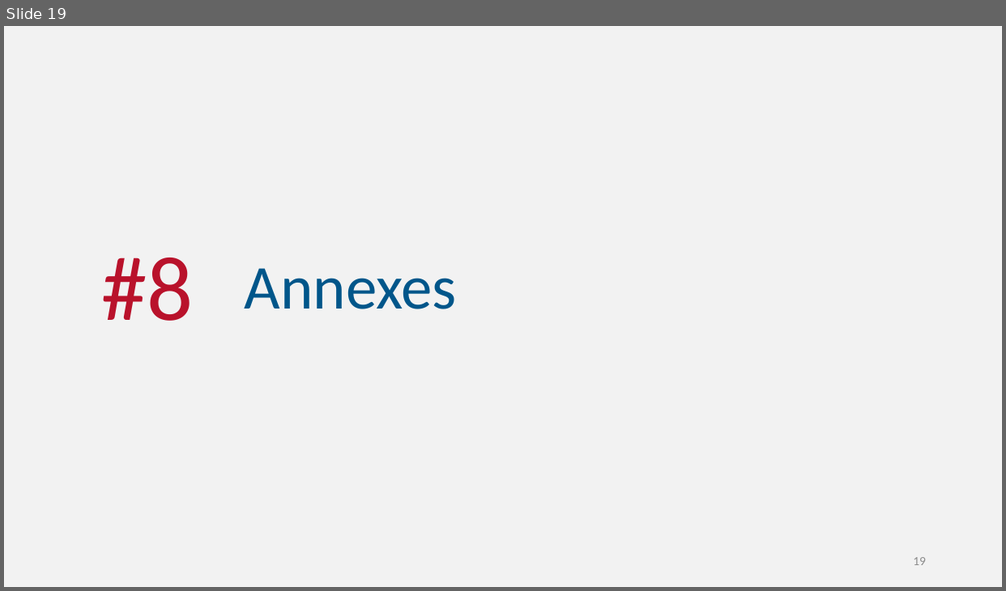
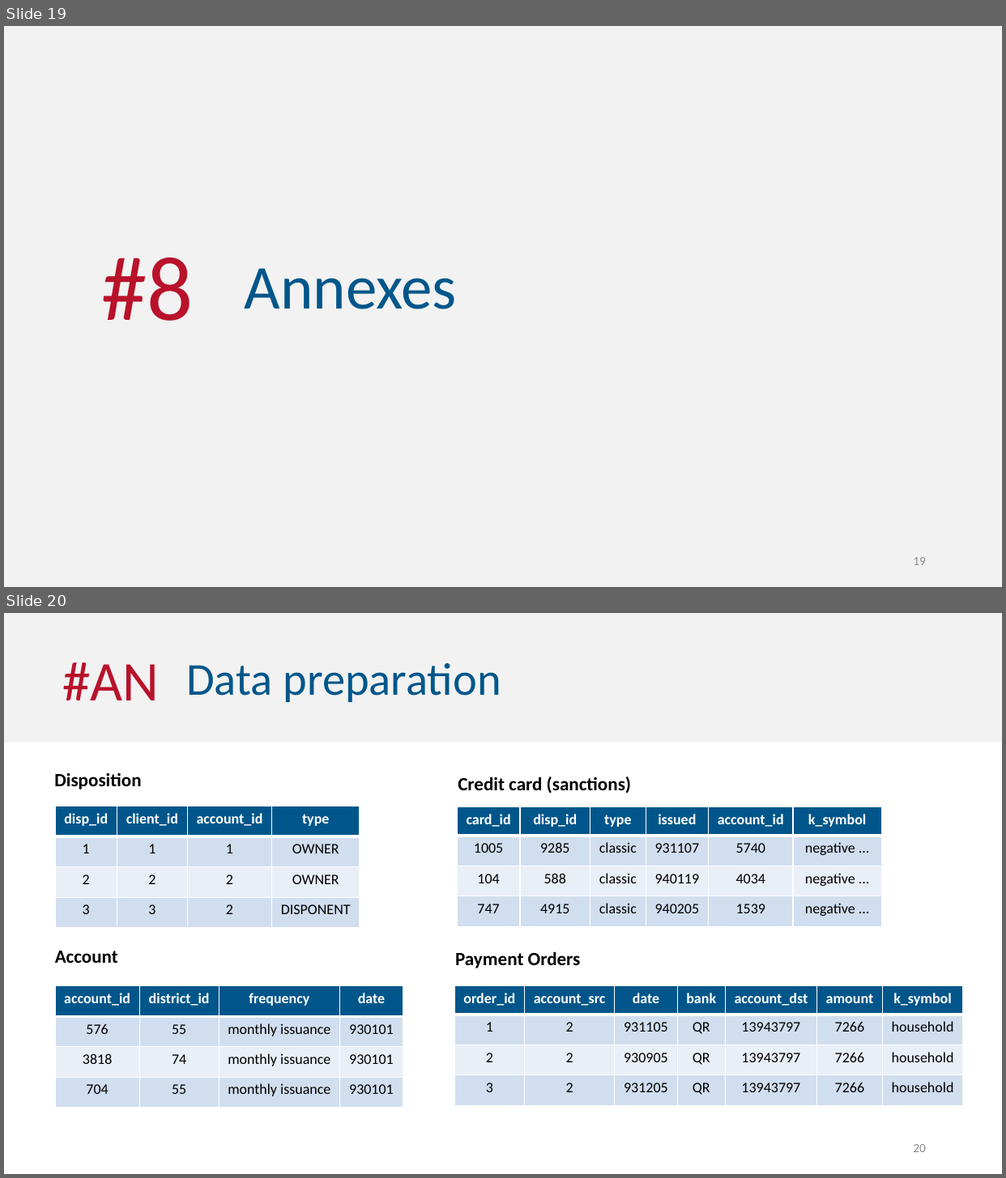
Before and after one commit to mfvfontes/2016_ECAC_G02, a slide deck: presentation/presentation.pptx. Shown one above the other, each under a label of ours: slide 19 before the commit, slides 19 and 20 after it. The pictures are 1006x591 and 1006x1178 pixels, drawn with LibreOffice and Linux fonts; fonts in the diff are those of the drawing. Boxes give left, top, right and bottom in pixels: in the first picture for what was removed or moved away, otherwise in the second. Text is boxed around its words. In the diff, an @@ line names an element or a change of style, - is before the commit and + after.

```diff
--- a/presentation/presentation.pptx
+++ b/presentation/presentation.pptx
@@ slide 20 added at (4, 613, 1002, 1174), background #FFFFFF @@
@@ rectangle added at (4, 613, 1002, 743), fill #F2F2F2 @@
@@ text added at (62, 662, 159, 700), 54 pt, text #B9122B @@
+#AN
@@ text added at (186, 663, 501, 702), 44 pt, text #00568A @@
+Data preparation
@@ text added at (54, 773, 141, 790), 18 pt, text #000000, bold @@
+Disposition
@@ text added at (458, 777, 631, 794), 18 pt, text #000000, bold @@
+Credit card (sanctions)
@@ table added at (55, 806, 360, 927), 4 rows, 4 columns @@
+disp_id | client_id | account_id | type
+1 | 1 | 1 | OWNER
+2 | 2 | 2 | OWNER
+3 | 3 | 2 | DISPONENT
@@ table added at (457, 807, 882, 927), 4 rows, 6 columns @@
+card_id | disp_id | type | issued | account_id | k_symbol
+1005 | 9285 | classic | 931107 | 5740 | negative ...
+104 | 588 | classic | 940119 | 4034 | negative ...
+747 | 4915 | classic | 940205 | 1539 | negative ...
@@ text added at (55, 951, 118, 963), 18 pt, text #000000, bold @@
+Account
@@ text added at (455, 952, 581, 969), 18 pt, text #000000, bold @@
+Payment Orders
@@ table added at (55, 986, 403, 1108), 4 rows, 4 columns @@
+account_id | district_id | frequency | date
+576 | 55 | monthly issuance | 930101
+3818 | 74 | monthly issuance | 930101
+704 | 55 | monthly issuance | 930101
@@ table added at (454, 986, 964, 1106), 4 rows, 7 columns @@
+order_id | account_src | date | bank | account_dst | amount | k_symbol
+1 | 2 | 931105 | QR | 13943797 | 7266 | household
+2 | 2 | 930905 | QR | 13943797 | 7266 | household
+3 | 2 | 931205 | QR | 13943797 | 7266 | household
@@ page number added at (913, 1144, 926, 1152), 12 pt, text #8C8C8C @@
+20
```
Also in this commit, not shown: 7 slides changed, 2 other files.
